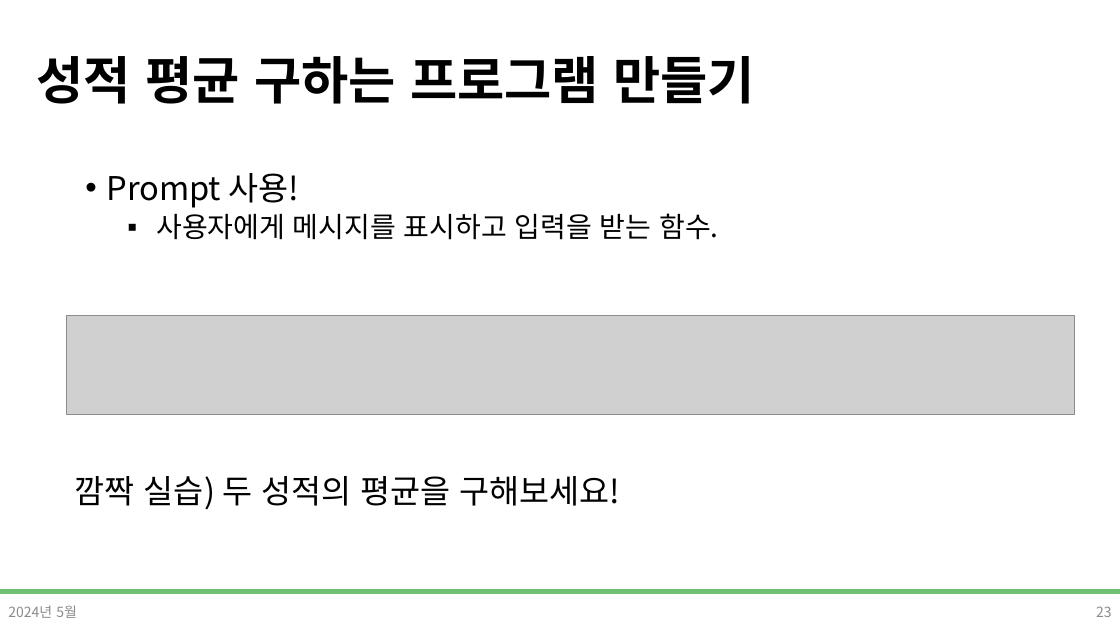
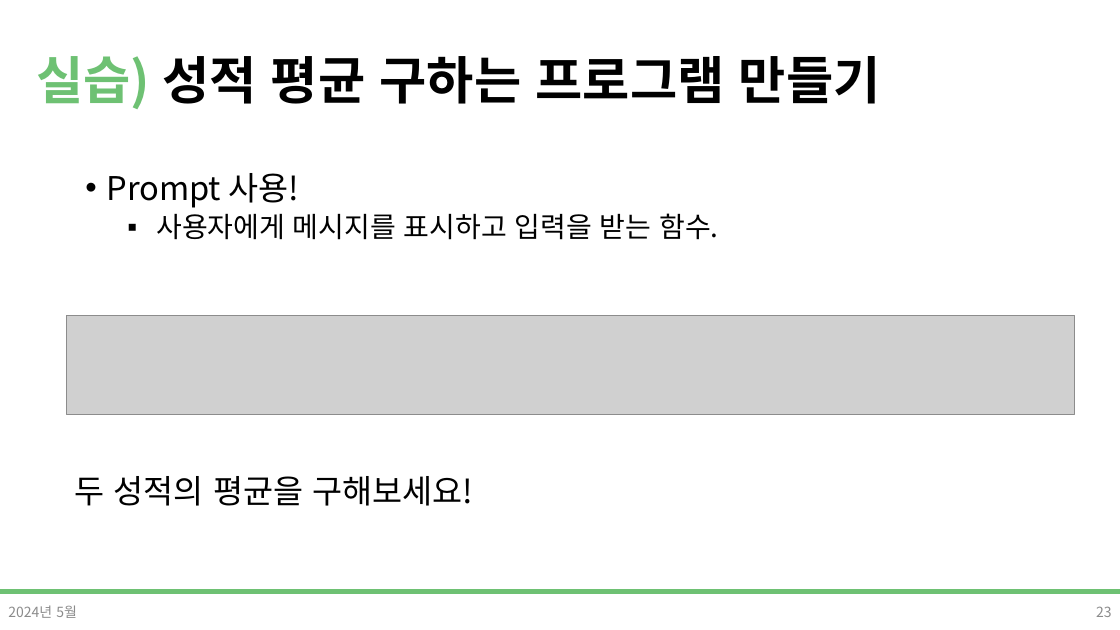
Before and after one commit to DevDamon0527/SeSAC_Yeongdeungpo_Campus_6th, a slide deck: slide 23 of material/[SeSAC_YDP_6] 04_2_Javascript.pptx. Drawn at 1120x630 pixels with LibreOffice and Linux fonts; fonts in the diff are those of the drawing; grey boxes stand for pictures; background and template pictures are left out. Boxes give left, top, right and bottom in pixels: in the first picture for what was removed or moved away, otherwise in the second. Text is boxed around its words. In the diff, an @@ line names an element or a change of style, - is before the commit and + after.

```diff
--- a/material/[SeSAC_YDP_6] 04_2_Javascript.pptx
+++ b/material/[SeSAC_YDP_6] 04_2_Javascript.pptx
@@ title at bbox=[36, 56, 881, 109]: text changed @@
-성적 평균 구하는 프로그램 만들기
+실습) 성적 평균 구하는 프로그램 만들기
@@ text at bbox=[75, 476, 473, 506]: text changed @@
-깜짝 실습) 두 성적의 평균을 구해보세요!
+두 성적의 평균을 구해보세요!
```
Also in this commit, not shown: 2 other slides changed, 1 other file.
